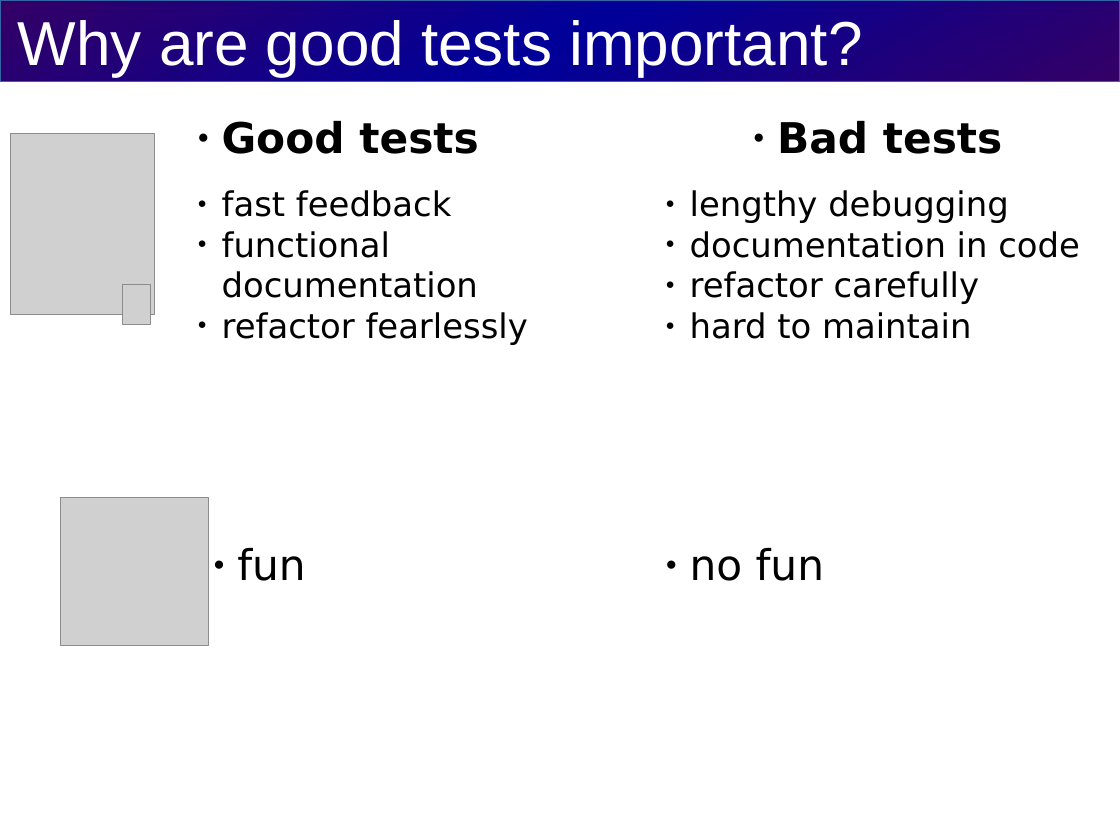
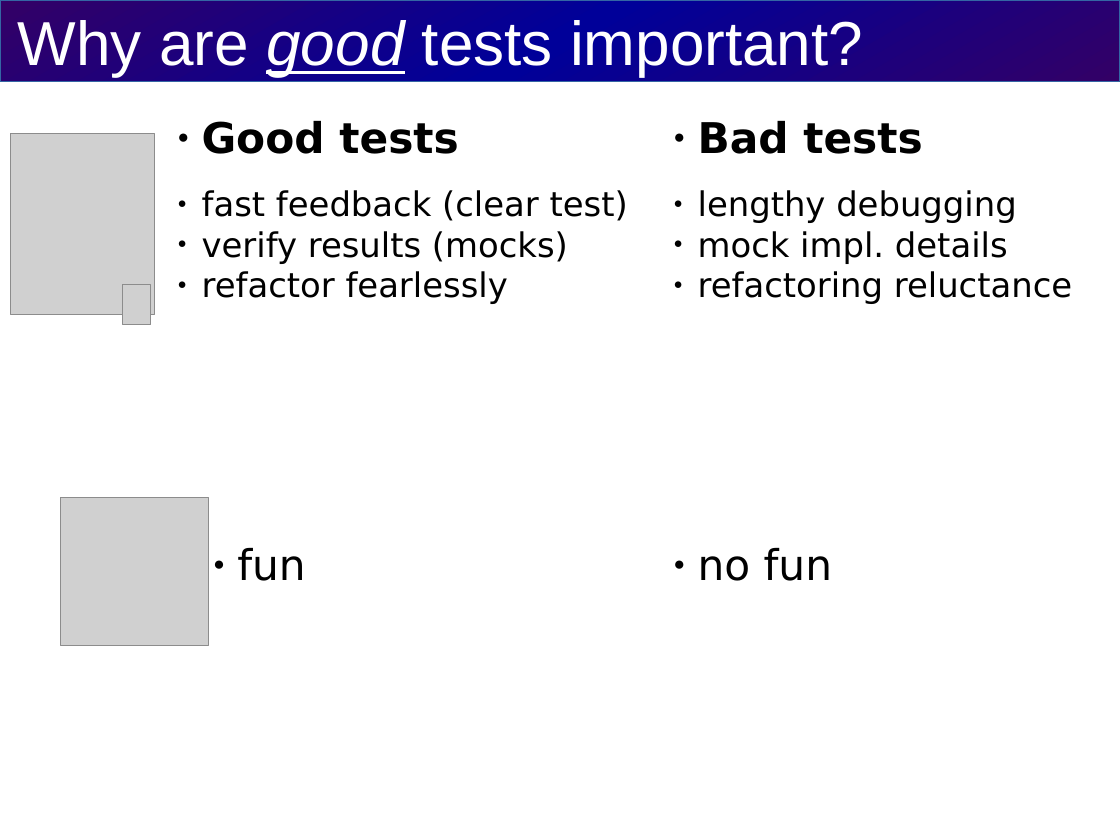
Before and after one commit to cvmocanu/clean-tests-presentation, a slide deck: slide 6 of src/presentation/clean-tests-presentation.odp. Drawn at 1120x840 pixels with LibreOffice and Linux fonts; fonts in the diff are those of the drawing; grey boxes stand for pictures. Boxes give left, top, right and bottom in pixels: in the first picture for what was removed or moved away, otherwise in the second. Text is boxed around its words. In the diff, an @@ line names an element or a change of style, - is before the commit and + after.

```diff
--- a/src/presentation/clean-tests-presentation.odp
+++ b/src/presentation/clean-tests-presentation.odp
@@ title "Why are good tests important?" at (x1=0, y1=0, x2=1120, y2=81): italic on, underline on in "good" @@
@@ text "Good tests" moved from (x1=222, y1=121, x2=479, y2=154) to (x1=202, y1=121, x2=459, y2=154) @@
@@ text "Bad tests" moved from (x1=777, y1=121, x2=1003, y2=154) to (x1=698, y1=121, x2=923, y2=154) @@
@@ text "fast feedback (clear test)" moved from (x1=222, y1=190, x2=528, y2=345) to (x1=202, y1=190, x2=628, y2=304) @@
@@ text at (x1=202, y1=190, x2=628, y2=264): text changed @@
-● fast feedback
-● functional documentation
+● fast feedback (clear test)
+● verify results (mocks)
@@ text "lengthy debugging" moved from (x1=690, y1=190, x2=1080, y2=339) to (x1=698, y1=190, x2=1072, y2=304) @@
@@ text at (x1=698, y1=231, x2=1072, y2=304): text changed @@
-● documentation in code
-● refactor carefully
-● hard to maintain
+● mock impl. details
+● refactoring reluctance
@@ text "no fun" moved from (x1=690, y1=548, x2=824, y2=581) to (x1=698, y1=548, x2=832, y2=581) @@
```
Also in this commit, not shown: 3 other slides changed, 1 slide added, 9 slides removed, 1 other file.
